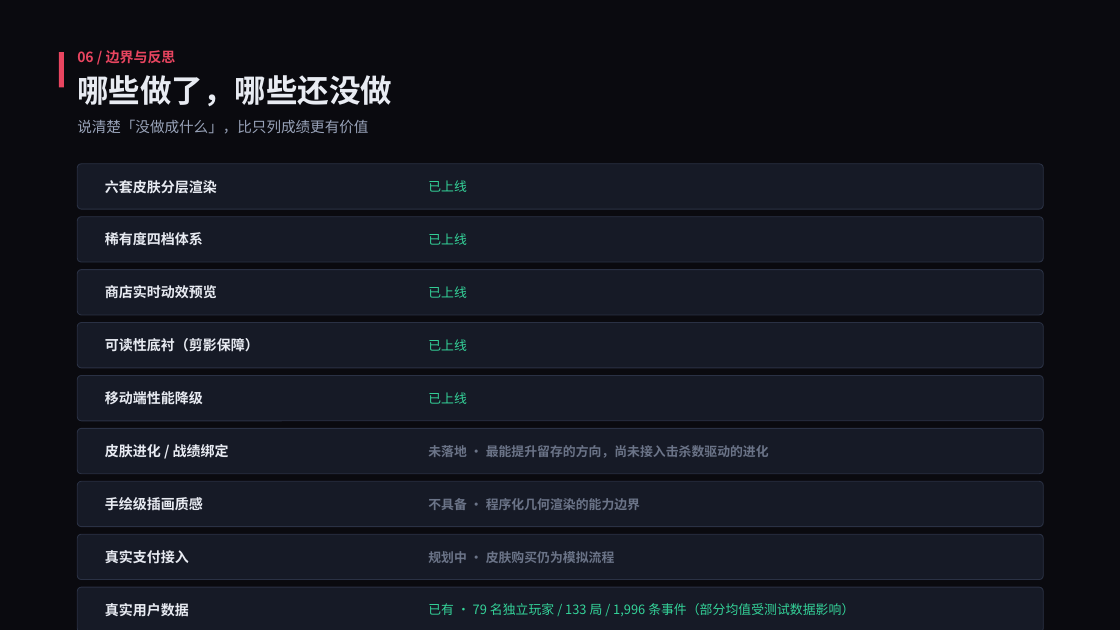
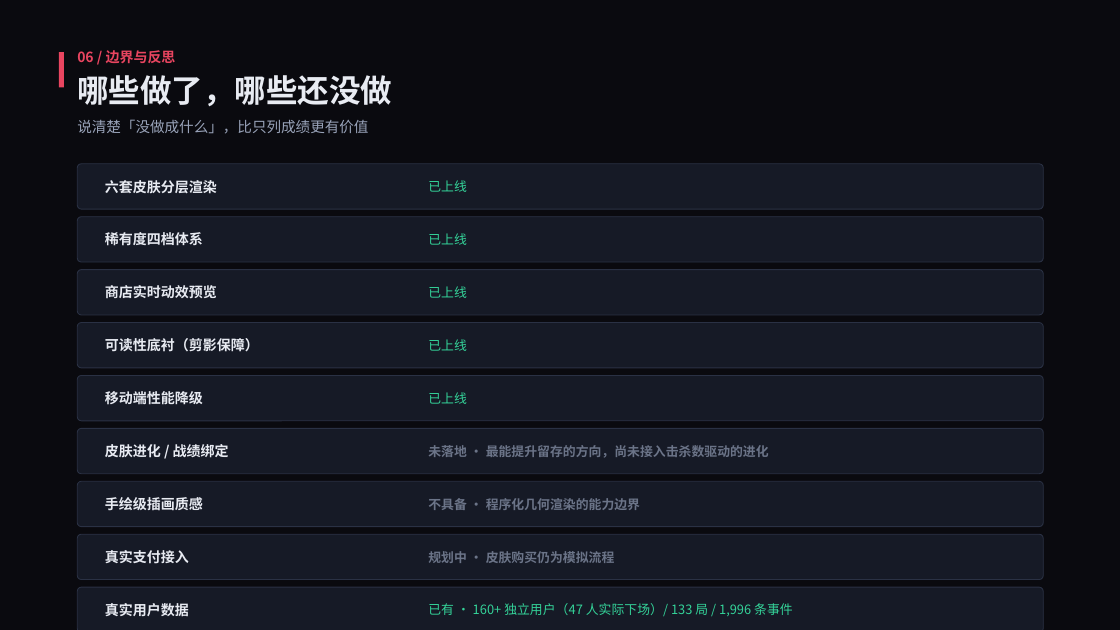
Before and after one commit to AAA-Geeker/Survival-Arena---, a slide deck: slide 19 of portfolio/生存竞技场-武器皮肤分析与创意策划案.pptx. Drawn at 1120x630 pixels with LibreOffice and Linux fonts; fonts in the diff are those of the drawing. Boxes give left, top, right and bottom in pixels: in the first picture for what was removed or moved away, otherwise in the second. Text is boxed around its words. In the diff, an @@ line names an element or a change of style, - is before the commit and + after.

Commit message:
fix: 修正作品集数据指标的统计口径错误
核对生产 Supabase 数据时发现三处之前写错的数字，全部更正：

1. 用户数口径错误：此前写"79 名独立玩家"，实为单页(1000行)统计的产物。
   全量分页核对后为 160+ 独立用户，其中实际下场玩过的仅 47 人。
   已在指标卡与诚实性说明中显式区分三种口径(160+ 用户 / 47 下场 / 看板74会话)。
2. 移动端占比 37% → 35%（701/1996，此前分母也是单页）
3. 武器手枪占比 81% → 92%（122/133 开局；81% 来自看板另一分母）

同时补充一条新的正向数据：皮肤占商店购买的 71%（22/31 笔），
是本次皮肤改造最直接的效果验证。对应标题改为"四件事"。

所有数字均已用分页全量拉取的方式逐项核验。

```diff
--- a/portfolio/生存竞技场-武器皮肤分析与创意策划案.pptx
+++ b/portfolio/生存竞技场-武器皮肤分析与创意策划案.pptx
@@ text at [428, 603, 793, 617]: text changed @@
-已有 · 79 名独立玩家 / 133 局 / 1,996 条事件（部分均值受测试数据影响）
+已有 · 160+ 独立用户（47 人实际下场）/ 133 局 / 1,996 条事件
```
Also in this commit, not shown: 1 other slide changed, 3 other files.
